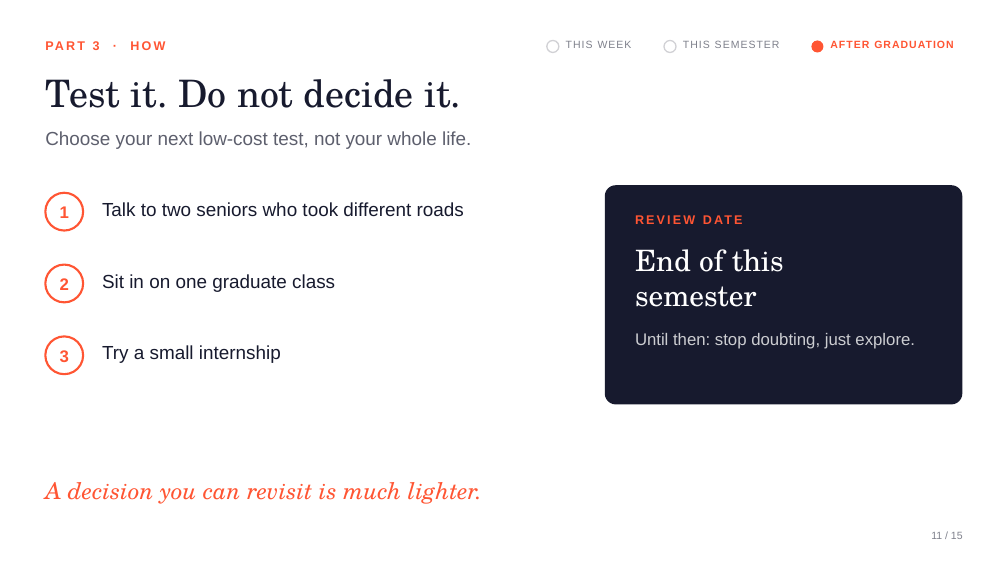
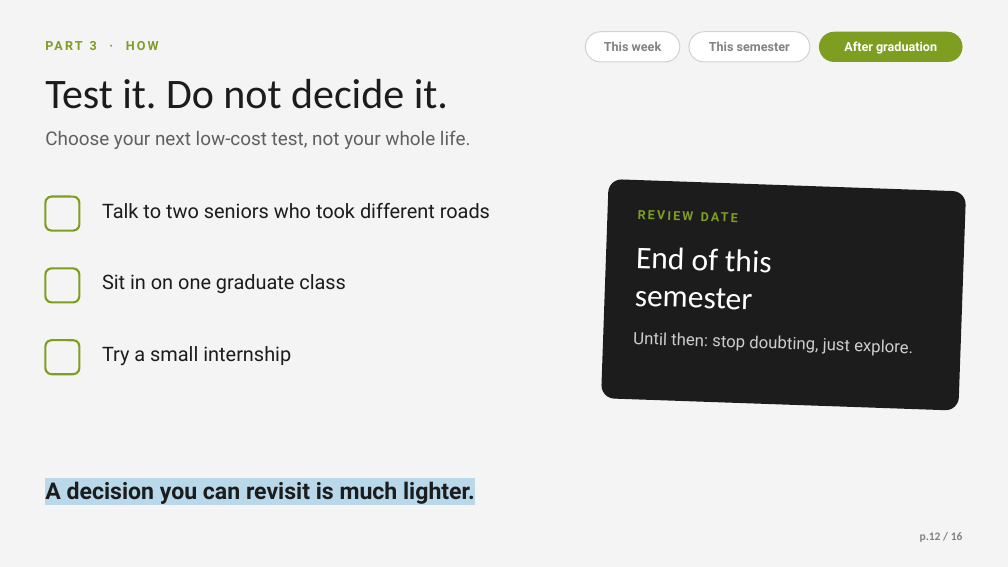
Before and after one commit to Kyson-CCHEN/English-presentation, a slide deck: slide 12 of Planning_Is_the_Pressure.pptx (slide 11 before the commit). Drawn at 1008x567 pixels with LibreOffice and Linux fonts; fonts in the diff are those of the drawing; background and template pictures are left out. Boxes give left, top, right and bottom in pixels: in the first picture for what was removed or moved away, otherwise in the second. Text is boxed around its words. In the diff, an @@ line names an element or a change of style, - is before the commit and + after.

```diff
--- a/Planning_Is_the_Pressure.pptx
+++ b/Planning_Is_the_Pressure.pptx
@@ background #FFFFFF to picture (left out) @@
@@ text "PART 3 · HOW" at <box>90,41,159,50</box>: font Arial to Roboto, text colour #FF5533 to #7D9E20 @@
@@ ellipse removed at <box>547,41,559,53</box> @@
@@ vertical alignment top to middle in 3 elements at <box>844,41,937,54</box>, <box>709,41,790,51</box>, <box>604,41,662,51</box> @@
@@ rounded rectangle added at <box>585,32,680,62</box>, fill #FFFFFF, outline #D2D2D2 1 pt @@
@@ text at <box>604,41,662,51</box>: text changed; size 10 to 12 pt; font Arial to Roboto; text colour #7F818C to #828282; bold on @@
-THIS WEEK
+This week
@@ ellipse removed at <box>664,41,676,53</box> @@
@@ rounded rectangle added at <box>689,32,810,62</box>, fill #FFFFFF, outline #D2D2D2 1 pt @@
@@ text at <box>709,41,790,51</box>: text changed; size 10 to 12 pt; font Arial to Roboto; text colour #7F818C to #828282; bold on @@
-THIS SEMESTER
+This semester
@@ ellipse removed at <box>811,41,823,53</box> @@
@@ rounded rectangle added at <box>819,32,963,62</box>, fill #7D9E20 @@
@@ text at <box>844,41,937,54</box>: text changed; size 10 to 12 pt; font Arial to Roboto; text colour #FF5533 to #FFFFFF @@
-AFTER GRADUATION
+After graduation
@@ text "Test it. Do not decide ..." at <box>45,79,448,109</box>: size 36 to 40 pt, font TeX Gyre Schola to Calibri, text colour #171A2E to #1C1C1C @@
@@ text "Choose your next low-cost test, ..." at <box>45,130,471,149</box>: font Arial to Roboto, text colour #5D5F6D to #606060 @@
@@ rounded rectangle at <box>601,179,966,411</box>: fill #171A2E to #1C1C1C; proportions changed; rotation 0 to 2 degrees @@
@@ ellipse removed at <box>45,193,83,231</box> @@
@@ rounded rectangle added at <box>45,197,79,231</box>, outline #7D9E20 2 pt @@
@@ text removed at <box>60,206,69,218</box> @@
-1
@@ text "REVIEW DATE" at <box>637,206,940,240</box>: font Arial to Roboto, text colour #FF5533 to #7D9E20; rotation 0 to 2 degrees @@
@@ text "End of this" at <box>635,247,772,310</box>: size 28 to 30 pt, font TeX Gyre Schola to Calibri; rotation 0 to 2 degrees @@
@@ ellipse removed at <box>45,265,83,302</box> @@
@@ rounded rectangle added at <box>45,268,79,302</box>, outline #7D9E20 2 pt @@
@@ text removed at <box>60,278,69,290</box> @@
-2
@@ text "Until then: stop doubting, just ..." at <box>633,332,850,354</box>: font Arial to Roboto, text colour #CCCDD1 to #CDCDCD; rotation 0 to 2 degrees @@
@@ ellipse removed at <box>45,337,83,374</box> @@
@@ rounded rectangle added at <box>45,340,79,374</box>, outline #7D9E20 2 pt @@
@@ text removed at <box>60,350,69,362</box> @@
-3
@@ size 18 to 19 pt, font Arial to Roboto, text colour #171A2E to #1C1C1C in 3 elements at <box>102,274,346,293</box>, <box>102,203,490,218</box>, <box>102,346,291,366</box> @@
@@ text "A decision you can revisit ..." at <box>45,481,475,504</box>: font TeX Gyre Schola to Roboto, text colour #FF5533 to #1C1C1C, highlight none to #B9D9EA, bold on, italic off @@
@@ text at <box>920,532,963,542</box>: text changed; size 10 to 11 pt; font Arial to Calibri; text colour #7F818C to #828282; bold on @@
-11 / 15
+p.12 / 16
```
Also in this commit, not shown: 13 other slides changed, 2 slides added, 1 slide removed.
